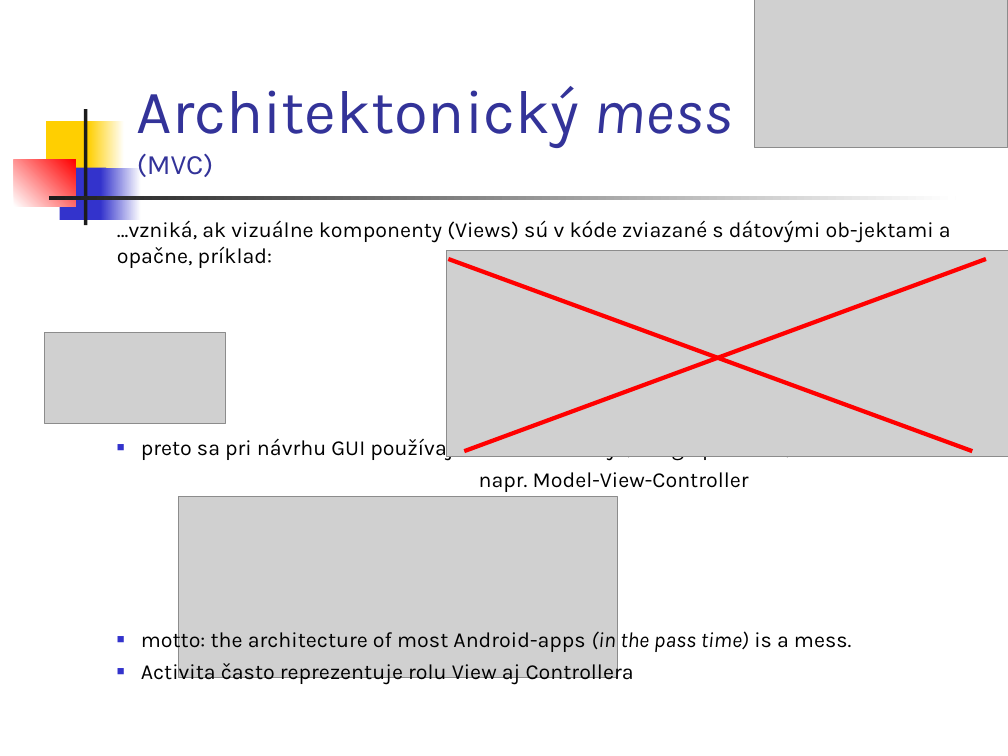
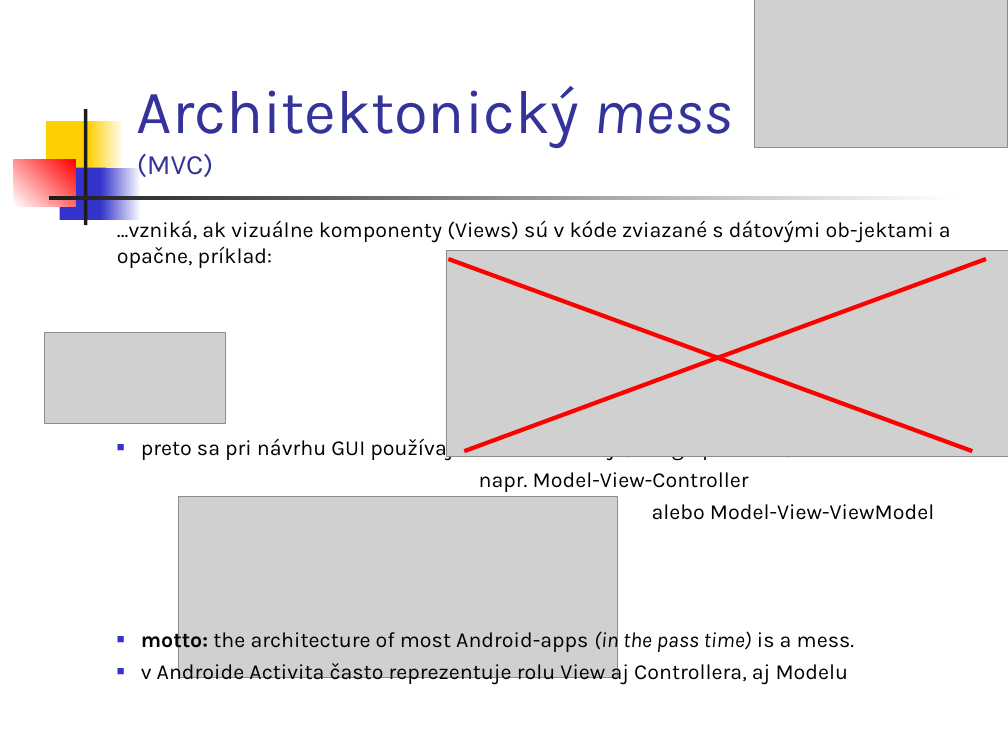
Before and after one commit to vmandro/Prednasky, a slide deck: slide 4 of 07/07_Android.ppt. Drawn at 1008x756 pixels with LibreOffice and Linux fonts; fonts in the diff are those of the drawing; grey boxes stand for pictures. Boxes give left, top, right and bottom in pixels: in the first picture for what was removed or moved away, otherwise in the second. Text is boxed around its words. In the diff, an @@ line names an element or a change of style, - is before the commit and + after.

```diff
--- a/07/07_Android.ppt
+++ b/07/07_Android.ppt
@@ text at bbox=[652, 504, 934, 520]: paragraph added @@
+alebo Model-View-ViewModel
@@ text at bbox=[141, 628, 855, 654]: bold on in "motto:" @@
@@ text at bbox=[141, 660, 849, 686]: text changed @@
-■ Activita často reprezentuje rolu View aj Controllera
+■ v Androide Activita často reprezentuje rolu View aj Controllera, aj Modelu
```
Also in this commit, not shown: 29 other slides changed, 3 slides added, 1 slide removed, 1 other file.
